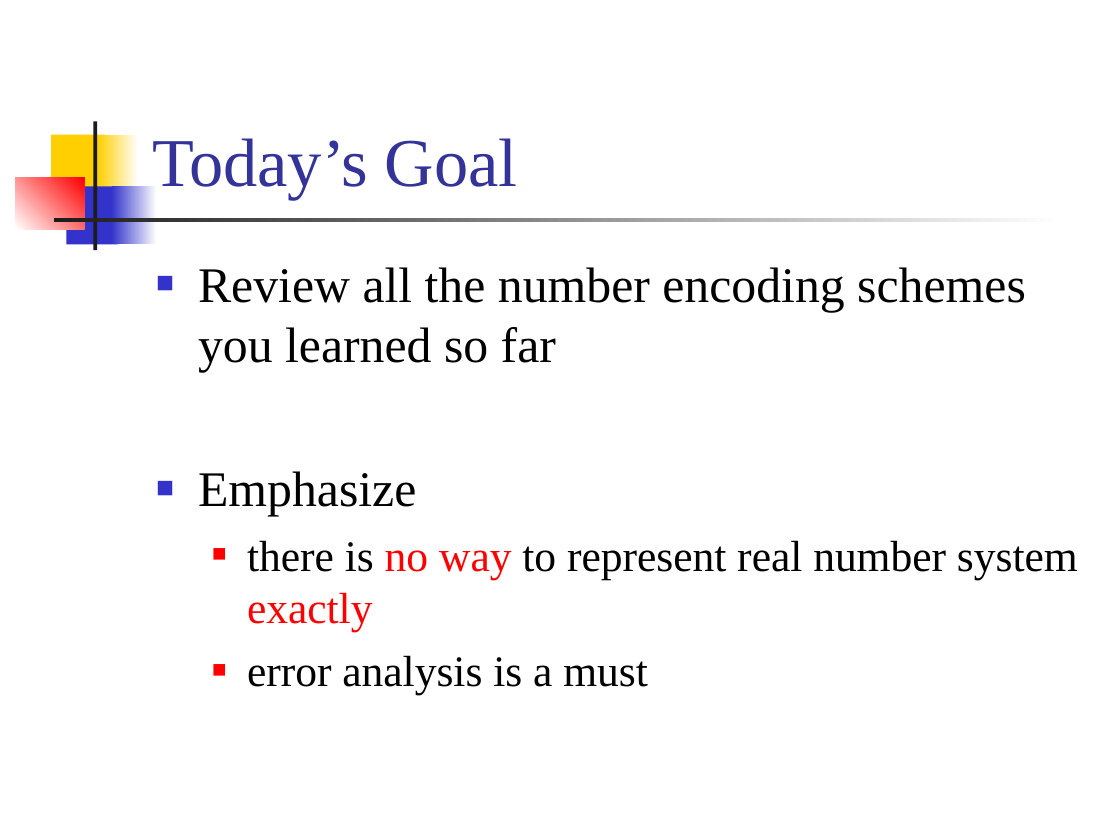
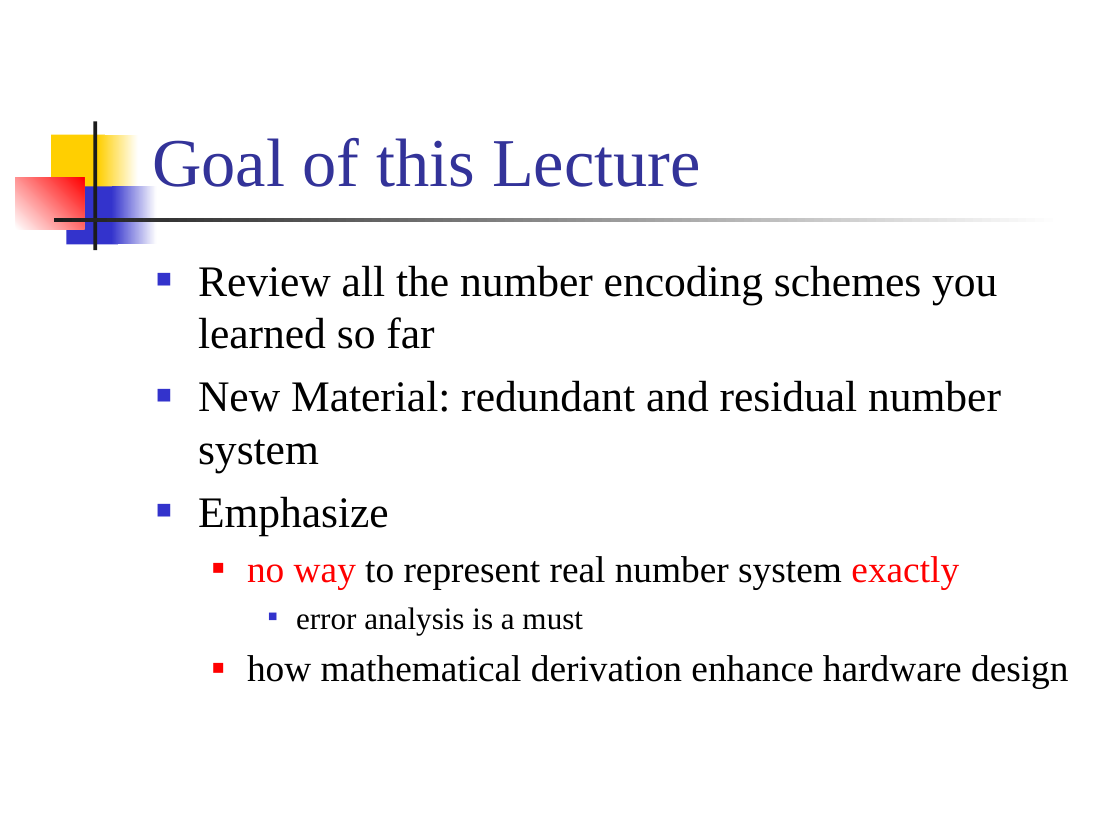
Before and after one commit to CGUSystemCourses/CompArith-2016, a slide deck: slide 3 of Lectures/lec03-numb_syst/lec03a-numb_syst_ov.ppt (slide 4 before the commit). Drawn at 1120x840 pixels with LibreOffice and Linux fonts; fonts in the diff are those of the drawing. Boxes give left, top, right and bottom in pixels: in the first picture for what was removed or moved away, otherwise in the second. Text is boxed around its words. In the diff, an @@ line names an element or a change of style, - is before the commit and + after.

Commit message:
review before class

```diff
--- a/Lectures/lec03-numb_syst/lec03a-numb_syst_ov.ppt
+++ b/Lectures/lec03-numb_syst/lec03a-numb_syst_ov.ppt
@@ title at [152,138,701,187]: text changed @@
-Today’s Goal
+Goal of this Lecture
@@ text at [198,265,997,634]: size 32 to 28 pt in "Review all the number encoding schemes you ...", "Emphasize"; size 28 to 20 pt in "error analysis is a must"; less space between paragraphs; list level 2 to 3 in "error analysis is a must"; bullet colour #FF0000 to #3333CC @@
@@ text at [198,380,1001,472]: paragraph added @@
+■ New Material: redundant and residual number system
@@ text at [247,556,959,589]: text changed; size 28 to 24 pt @@
-  ■ there is no way to represent real number system exactly
+  ■ no way to represent real number system exactly
@@ text at [247,655,1068,689]: paragraph added @@
+  ■ how mathematical derivation enhance hardware design
```
Also in this commit, not shown: 1 slide removed, 3 other files.
